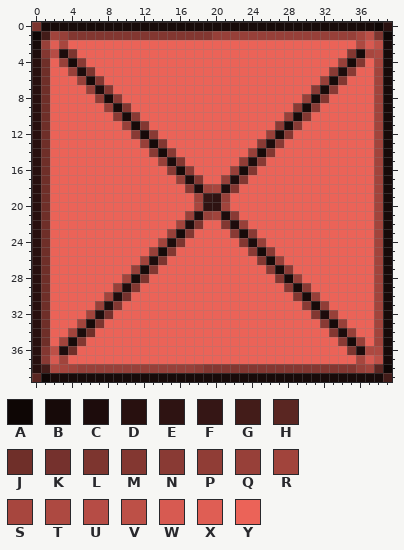
Pixel-art sprite, stored at copo.png. Above: the version before the commit.
The file is 40x40 pixels. Colours within 5 levels of each other are drawn and written as one.
Palette (. is transparent): A #0e0605  B #170a09  C #1d0c0c  D #28100f  E #2e1312  F #351615  G #431c19  H #5a2622  J #6f2f29  K #75312d  L #7d352f  M #833731  N #893a34  P #903d36  Q #974039  R #a1443c  S #a7463e  T #ad4941  U #b64c45  V #bd5047  W #d75a51  X #df5e54  Y #eb6358
Pixels before, first column x 0:
 0 LBBBBBBBBBBBBBBBBBBBBBBBBBBBBBBBBBBBBBAD
 1 AGRQMMMMMMMMMMMMMMMMQQQQQQQQQQQQQQQQSVLA
 2 BQXSYYYYYYYYYYYYYYYYYYYYYYYYYYYYYYYYTWVB
 3 CMUCLYYYYYYYYYYYYYYYYYYYYYYYYYYYYYYMBSTB
 4 DJYQBNYYYYYYYYYYYYYYYYYYYYYYYYYYYYQBMYSB
 5 DJYYQCLYYYYYYYYYYYYYYYYYYYYYYYYYYNCNYYRB
 6 DJYYYQBMYYYYYYYYYYYYYYYYYYYYYYYYQBMYYYRB
 7 DJYYYYQCMYYYYYYYYYYYYYYYYYYYYYYNBNYYYYRB
 8 DJYYYYYPBNYYYYYYYYYYYYYYYYYYYYQBMYYYYYRB
 9 DJYYYYYYQBMYYYYYYYYYYYYYYYYYYNBNYYYYYYRB
10 DJYYYYYYYNBNYYYYYYYYYYYYYYYYQBMYYYYYYYRB
11 DJYYYYYYYYQBMYYYYYYYYYYYYYYNBNYYYYYYYYRB
12 DJYYYYYYYYYNBNYYYYYYYYYYYYQBMYYYYYYYYYRB
13 DJYYYYYYYYYYQBMYYYYYYYYYYNCNYYYYYYYYYYRB
14 DJYYYYYYYYYYYNBNYYYYYYYYQBMYYYYYYYYYYYRB
15 DJYYYYYYYYYYYYQCMYYYYYYPCNYYYYYYYYYYYYRB
16 DJYYYYYYYYYYYYYNBNYYYYQBMYYYYYYYYYYYYYRB
17 DJYYYYYYYYYYYYYYQCMYYQCMYYYYYYYYYYYYYYRB
18 DJYYYYYYYYYYYYYYYNCRSCMYYYYYYYYYYYYYYYRB
19 DJYYYYYYYYYYYYYYYYRFEQYYYYYYYYYYYYYYYYRB
20 DJYYYYYYYYYYYYYYYYSEERYYYYYYYYYYYYYYYYRB
21 DJYYYYYYYYYYYYYYYQCQRCNYYYYYYYYYYYYYYYRB
22 DJYYYYYYYYYYYYYYRCLYYMCQYYYYYYYYYYYYYYRB
23 DJYYYYYYYYYYYYYQBMYYYYNBNYYYYYYYYYYYYYRB
24 DJYYYYYYYYYYYYRCLYYYYYYMCQYYYYYYYYYYYYRB
25 DJYYYYYYYYYYYQBMYYYYYYYYNBNYYYYYYYYYYYRB
26 DJYYYYYYYYYYRCLYYYYYYYYYYMBQYYYYYYYYYYRB
27 DJYYYYYYYYYQBMYYYYYYYYYYYYNBNYYYYYYYYYRB
28 DJYYYYYYYYRBLYYYYYYYYYYYYYYMBQYYYYYYYYRB
29 DJYYYYYYYQCMYYYYYYYYYYYYYYYYNBNYYYYYYYRB
30 DJYYYYYYRCKYYYYYYYYYYYYYYYYYYMBQYYYYYYRB
31 DJYYYYYQCMYYYYYYYYYYYYYYYYYYYYNBPYYYYYRB
32 DJYYYYRCKYYYYYYYYYYYYYYYYYYYYYYMCQYYYYRB
33 DJYYYRBLYYYYYYYYYYYYYYYYYYYYYYYYNBQYYYRB
34 DJYYRCJYYYYYYYYYYYYYYYYYYYYYYYYYYMCQYYRB
35 DJYRBMYYYYYYYYYYYYYYYYYYYYYYYYYYYYNBQYRB
36 DMVCJYYYYYYYYYYYYYYYYYYYYYYYYYYYYYYLCTTB
37 DNWRYYYYYYYYYYYYYYYYYYYYYYYYYYYYYYYYSWVB
38 DGTSRQQQQQQQQQQQQQPMMMMMMMMMMMMMMMMMQRHA
39 HABBBBBBBBBBBBBBBBBBBBBBBBBBBBBBBBBBBBBG
After:
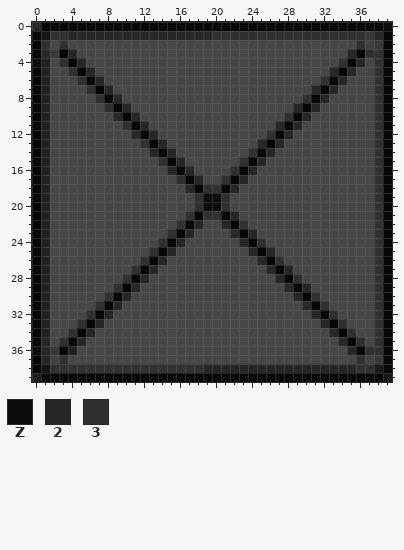
Colours new in this view: Z #0c0d0c  2 #262826  3 #2f312f
From old to new:
colour B: #170a09 -> #070707
colour G: #431c19 -> #141514
colour H: #5a2622 -> #1b1c1b
colour J: #6f2f29 -> #202220
colour V: #bd5047 -> #383a38
colour W: #d75a51 -> #3f423f
colour Y: #eb6358 -> #454845
y 0: x 0 L -> 2; x 38..39 AD -> BZ
y 1: x 0 A -> B; x 2..36 RQMMMMMMMMMMMMMMMMQQQQQQQQQQQQQQQQS -> 33222222222222222233333333333333333; x 38..39 LA -> 2B
y 2: x 1..3 QXS -> 3Y3; x 36 T -> 3
y 3: x 0..4 CMUCL -> B2VB2; x 35 M -> 2; x 37..38 ST -> 33
y 4: x 0 D -> Z; x 3 Q -> 3; x 5 N -> 2; x 34 Q -> 3; x 36 M -> 2; x 38 S -> 3
y 5: x 0 D -> B; x 4..6 QCL -> 3B2; x 33..35 NCN -> 2B2; x 38 R -> 3
y 6: x 0 D -> B; x 5 Q -> 3; x 7 M -> 2; x 32 Q -> 3; x 34 M -> 2; x 38 R -> 3
y 7: x 0 D -> B; x 6..8 QCM -> 3B2; x 31 N -> 2; x 33 N -> 2; x 38 R -> 3
y 8: x 0 D -> B; x 7 P -> 3; x 9 N -> 2; x 30 Q -> 3; x 32 M -> 2; x 38 R -> 3
y 9: x 0 D -> B; x 8 Q -> 3; x 10 M -> 2; x 29 N -> 2; x 31 N -> 2; x 38 R -> 3
y 10: x 0 D -> B; x 9 N -> 2; x 11 N -> 2; x 28 Q -> 3; x 30 M -> 2; x 38 R -> 3
y 11: x 0 D -> B; x 10 Q -> 3; x 12 M -> 2; x 27 N -> 2; x 29 N -> 2; x 38 R -> 3
y 12: x 0 D -> B; x 11 N -> 2; x 13 N -> 2; x 26 Q -> 3; x 28 M -> 2; x 38 R -> 3
y 13: x 0 D -> B; x 12 Q -> 3; x 14 M -> 2; x 25..27 NCN -> 2B2; x 38 R -> 3
y 14: x 0 D -> B; x 13 N -> 2; x 15 N -> 2; x 24 Q -> 3; x 26 M -> 2; x 38 R -> 3
y 15: x 0 D -> B; x 14..16 QCM -> 3B2; x 23..25 PCN -> 3B2; x 38 R -> 3
y 16: x 0 D -> B; x 15 N -> 2; x 17 N -> 2; x 22 Q -> 3; x 24 M -> 2; x 38 R -> 3
y 17: x 0 D -> B; x 16..18 QCM -> 3B2; x 21..23 QCM -> 3B2; x 38 R -> 3
y 18: x 0 D -> B; x 17..22 NCRSCM -> 2B33B2; x 38 R -> 3
y 19: x 0 D -> B; x 18..21 RFEQ -> 3ZZ3; x 38 R -> 3
y 20: x 0 D -> B; x 18..21 SEER -> 3ZZ3; x 38 R -> 3
y 21: x 0 D -> B; x 17..22 QCQRCN -> 3B33B2; x 38 R -> 3
y 22: x 0 D -> B; x 16..18 RCL -> 3B2; x 21..23 MCQ -> 2B3; x 38 R -> 3
y 23: x 0 D -> B; x 15 Q -> 3; x 17 M -> 2; x 22 N -> 2; x 24 N -> 2; x 38 R -> 3
y 24: x 0 D -> B; x 14..16 RCL -> 3B2; x 23..25 MCQ -> 2B3; x 38 R -> 3
y 25: x 0 D -> B; x 13 Q -> 3; x 15 M -> 2; x 24 N -> 2; x 26 N -> 2; x 38 R -> 3
y 26: x 0 D -> B; x 12..14 RCL -> 3B2; x 25 M -> 2; x 27 Q -> 3; x 38 R -> 3
y 27: x 0 D -> B; x 11 Q -> 3; x 13 M -> 2; x 26 N -> 2; x 28 N -> 2; x 38 R -> 3
y 28: x 0 D -> B; x 10 R -> 3; x 12 L -> 2; x 27 M -> 2; x 29 Q -> 3; x 38 R -> 3
y 29: x 0 D -> B; x 9..11 QCM -> 3B2; x 28 N -> 2; x 30 N -> 2; x 38 R -> 3
y 30: x 0 D -> B; x 8..10 RCK -> 3B2; x 29 M -> 2; x 31 Q -> 3; x 38 R -> 3
y 31: x 0 D -> B; x 7..9 QCM -> 3B2; x 30 N -> 2; x 32 P -> 3; x 38 R -> 3
y 32: x 0 D -> B; x 6..8 RCK -> 3B2; x 31..33 MCQ -> 2B3; x 38 R -> 3
y 33: x 0 D -> B; x 5 R -> 3; x 7 L -> 2; x 32 N -> 2; x 34 Q -> 3; x 38 R -> 3
y 34: x 0 D -> B; x 4..6 RCJ -> 3B2; x 33..35 MCQ -> 2B3; x 38 R -> 3
y 35: x 0..1 DJ -> B2; x 3 R -> 3; x 5 M -> 2; x 34 N -> 2; x 36 Q -> 3; x 38 R -> 3
y 36: x 0..1 DM -> Z2; x 3 C -> B; x 35..38 LCTT -> 2B33
y 37: x 0..1 DN -> B2; x 3 R -> 3; x 36 S -> 3
y 38: x 0 D -> B; x 2..37 TSRQQQQQQQQQQQQQPMMMMMMMMMMMMMMMMMQR -> 333333333333333332222222222222222233; x 39 A -> B
y 39: x 1 A -> B
Pixel boxes of the changes (left, top, right, bottom) in both pictures:
changed: (32, 22, 392, 382)
